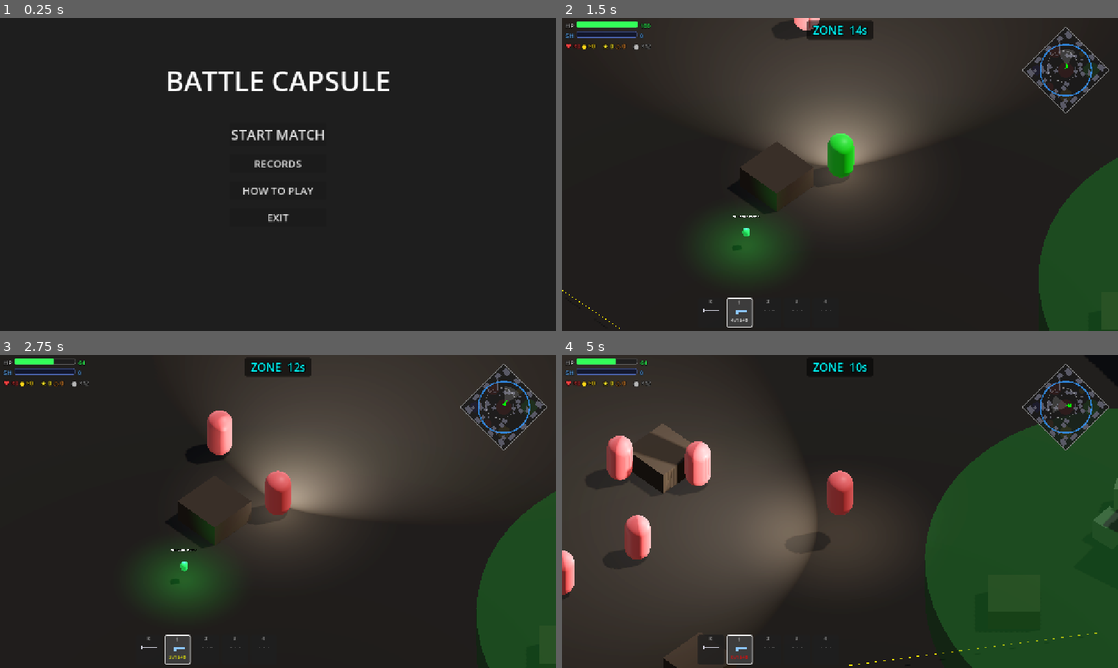
Above: before the commit, frames 1-4 (two rows, left to right).
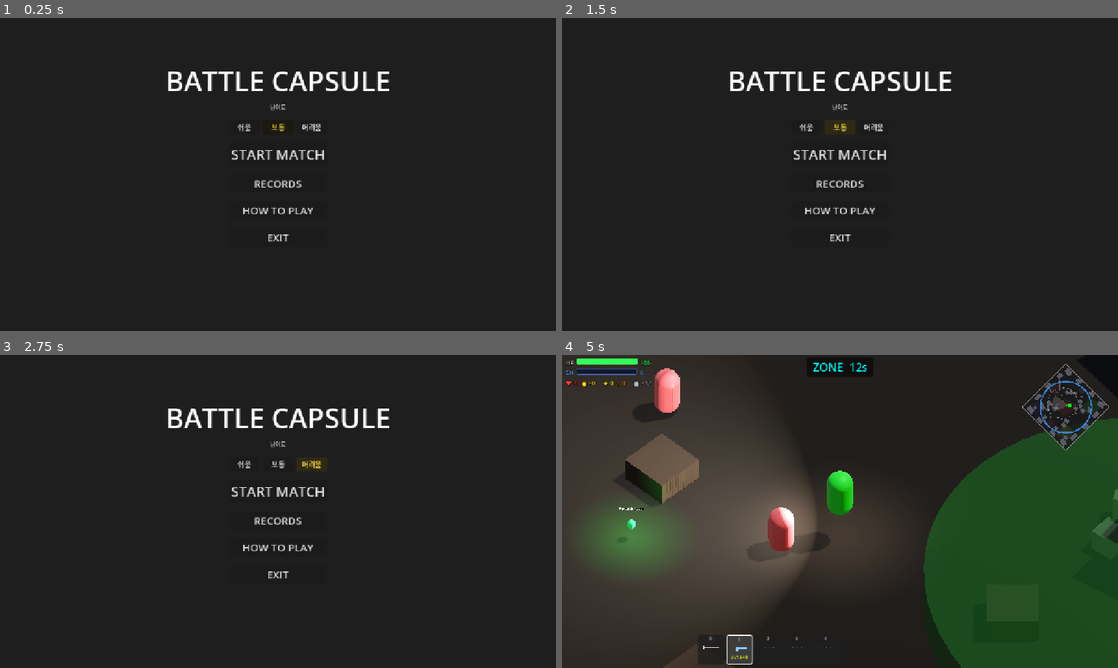
Above: after the commit, the same moments.

Repository: Kyulhee/battle-capsule
Game: Godot game, scene res://src/Main.tscn
Same seed, same stepped clock (60 frames per second), same inputs: the game is played once before the commit and once after it.
Inputs (mouse positions are in pixels of both pictures, inside the frame that each line leads up to):
- Up to frame 1 (0.25 s): no input
- Up to frame 2 (1.5 s): click (806, 127) at 0.5 s, where only the run after the commit has a clickable "쉬움"; click (840, 127) at 1.25 s, where only the run after the commit has a clickable "보통"
- Up to frame 3 (2.75 s): click (311, 464) at 2 s, where only the run after the commit has a clickable "어려움"
- Up to frame 4 (5 s): click (840, 489) at 2.75 s, where only the run after the commit has a clickable "START MATCH"; tap Enter at 3.5 s; move the mouse to (962, 495) at 3.52 s; hold D (ui_right) 3.53-4.28 s; tap Q (heal) at 3.6, 4.55 s; click (962, 495) at 3.67 s; tap Space at 3.77, 4.52 s; move the mouse to (728, 527) at 4.27 s; hold S (ui_down) from 4.28 s (still down); click (728, 527) at 4.35 s

The runs differ from the first frame. In frame 1, 1.4% of the frame differs, in the area x 41-59%, y 27-72%; in frame 2, 31%; in frame 3, 33%, in the area x 0-100%, y 0-100%; in frame 4, 8.7%.

Commit message:
feat: v0.8.0 — 봇 성격 분류, 집단 공격 강화, 발소리 감지, 루팅 우선순위, 난이도 시스템
Co-Authored-By: Claude Sonnet 4.6 <noreply@anthropic.com>

Diff:
--- a/src/Main.gd
+++ b/src/Main.gd
@@ -7,6 +7,15 @@
 
 enum GameState { MENU, PLAYING, RESULT }
 var current_state: GameState = GameState.MENU
+
+enum Difficulty { EASY, NORMAL, HARD }
+var difficulty: Difficulty = Difficulty.NORMAL
+const DIFFICULTY_PARAMS = {
+	0: { "vision_mult": 0.75, "reaction_delay": 1.2, "aim_spread": 1.8 },
+	1: { "vision_mult": 1.0,  "reaction_delay": 0.5, "aim_spread": 1.0 },
+	2: { "vision_mult": 1.25, "reaction_delay": 0.0, "aim_spread": 0.65 },
+}
+var _diff_btns: Array = []
 
 @export_group("Loot")
 @export var railgun_item: ItemData = preload("res://src/items/weapon_railgun.tres")
@@ -113,6 +122,33 @@
 	$CanvasLayer/Control/MainMenuPanel/VBoxContainer/RecordsBtn.pressed.connect(_on_records_pressed)
 	$CanvasLayer/Control/MainMenuPanel/VBoxContainer/HelpBtn.pressed.connect(_on_help_pressed)
 	$CanvasLayer/Control/MainMenuPanel/VBoxContainer/ExitBtn.pressed.connect(get_tree().quit)
+
+	# Difficulty selector (inserted before StartBtn)
+	var vbox = $CanvasLayer/Control/MainMenuPanel/VBoxContainer
+	var start_idx = $CanvasLayer/Control/MainMenuPanel/VBoxContainer/StartBtn.get_index()
+
+	var diff_lbl = Label.new()
+	diff_lbl.text = "난이도"
+	diff_lbl.horizontal_alignment = HORIZONTAL_ALIGNMENT_CENTER
+	diff_lbl.add_theme_font_size_override("font_size", 13)
+	diff_lbl.add_theme_color_override("font_color", Color(0.75, 0.75, 0.75))
+	vbox.add_child(diff_lbl)
+	vbox.move_child(diff_lbl, start_idx)
+
+	var diff_hbox = HBoxContainer.new()
+	diff_hbox.alignment = BoxContainer.ALIGNMENT_CENTER
+	diff_hbox.add_theme_constant_override("separation", 6)
+	vbox.add_child(diff_hbox)
+	vbox.move_child(diff_hbox, start_idx + 1)
+
+	for i in range(3):
+		var btn = Button.new()
+		btn.text = ["쉬움", "보통", "어려움"][i]
+		btn.custom_minimum_size = Vector2(72, 0)
+		btn.pressed.connect(_on_difficulty_btn.bind(i))
+		diff_hbox.add_child(btn)
+		_diff_btns.append(btn)
+	_update_diff_highlights()
 
 	$CanvasLayer/Control/ResultPanel/Content/RestartBtn.pressed.connect(restart_game)
 	$CanvasLayer/Control/ResultPanel/Content/MenuBtn.visible = false
@@ -287,11 +323,13 @@
 	p.died.connect(_on_player_died)
 
 	# Spawn Bots
+	var diff_params = DIFFICULTY_PARAMS[difficulty]
 	for i in range(bot_count):
 		var b = bot_scene.instantiate()
 		$Entities.add_child(b)
 		b.global_position = _get_safe_spawn_pos()
 		b.died.connect(_on_bot_died.bind(b))
+		b.apply_difficulty(diff_params)
 
 func _get_safe_spawn_pos() -> Vector3:
 	for _attempt in range(50):
@@ -521,3 +559,13 @@
 					a.take_damage(zone_damage * time_mult, "zone")
 				else:
 					_zone_outside_time.erase(uid)
+
+# ─── DIFFICULTY ──────────────────────────────────────────────────────────────
+
+func _on_difficulty_btn(idx: int):
+	difficulty = idx as Difficulty
+	_update_diff_highlights()
+
+func _update_diff_highlights():
+	for i in range(_diff_btns.size()):
+		_diff_btns[i].modulate = Color(1.0, 0.88, 0.25) if i == difficulty else Color.WHITE
--- a/src/entities/bot/Bot.gd
+++ b/src/entities/bot/Bot.gd
@@ -44,10 +44,26 @@
 
 const DEBUG_PRINT = false
 
+# ─── PERSONALITY ─────────────────────────────────────────────────────────────
+enum Personality { AGGRESSIVE, DEFENSIVE, SCAVENGER }
+var personality: Personality = Personality.AGGRESSIVE
+var _disengage_threshold: int = 2  # visible enemies needed to trigger DISENGAGE
+var _fire_rate_mult: float = 1.0   # multiplier applied to fire_cooldown post-shot when allies attack same target
+var _footstep_range: float = 12.0  # radius to hear running actors
+var _loot_radius: float = 70.0     # pickup search radius in RECOVER
+
+# ─── DIFFICULTY ──────────────────────────────────────────────────────────────
+var _reaction_delay: float = 0.0   # seconds between spotting and reacting
+var _pending_target: Entity = null
+var _reaction_timer: float = 0.0
+var _aim_spread_mult: float = 1.0  # multiplier for predictive-shot spread
+
 @onready var ray_cast = $RayCast3D
 
 func _ready():
 	super._ready()
+	add_to_group("bots")
+	_apply_personality([Personality.AGGRESSIVE, Personality.DEFENSIVE, Personality.SCAVENGER][randi() % 3])
 	await get_tree().create_timer(randf_range(0.05, 0.2)).timeout
 	if ray_cast:
 		ray_cast.enabled = true
@@ -58,6 +74,7 @@
 	if is_dead: return
 	if fire_cooldown > 0: fire_cooldown -= delta
 	if _disengage_cooldown > 0: _disengage_cooldown -= delta
+	if _reaction_timer > 0: _reaction_timer -= delta
 	state_timer += delta
 
 	if current_state == State.ATTACK:
@@ -72,6 +89,7 @@
 
 	_check_state_overrides(delta)
 	_update_stuck(delta)
+	_check_footstep_sounds()
 
 	match current_state:
 		State.IDLE:        handle_idle_state(delta)
@@ -161,12 +179,19 @@
 
 	var nearest_enemy = _find_nearest_target()
 	if nearest_enemy:
-		target_actor = nearest_enemy
-		if stats.current_ammo > 0:
-			change_state(State.CHASE)
-		else:
-			change_state(State.RECOVER)
+		if nearest_enemy != _pending_target:
+			_pending_target = nearest_enemy
+			_reaction_timer = _reaction_delay
+		elif _reaction_timer <= 0:
+			target_actor = _pending_target
+			_pending_target = null
+			if stats.current_ammo > 0:
+				change_state(State.CHASE)
+			else:
+				change_state(State.RECOVER)
 		return
+	if _pending_target != null:
+		_pending_target = null
 
 	var nearest_loot = _find_nearest_pickup(35.0)
 	if nearest_loot:
@@ -232,8 +257,8 @@
 			_bot_melee()
 		return
 
-	# Outnumbered: 2+ enemies visible simultaneously → retreat to cover (if not on cooldown)
-	if not _knife_mode and _disengage_cooldown <= 0 and _count_visible_enemies() >= 2:
+	# Outnumbered: too many visible enemies → retreat to cover (threshold varies by personality)
+	if not _knife_mode and _disengage_cooldown <= 0 and _count_visible_enemies() >= _disengage_threshold:
 		if has_node("/root/Telemetry"):
 			get_node("/root/Telemetry").log_tactics("disengage_triggered")
 		change_state(State.DISENGAGE)
@@ -286,6 +311,8 @@
 			shoot_predictive(last_known_target_pos)
 		else:
 			shoot()
+		if _count_ally_attackers() >= 1:
+			fire_cooldown *= _fire_rate_mult
 
 func handle_recover_state(delta):
 	recovery_timer += delta
@@ -303,7 +330,7 @@
 
 	elif recovery_substate == "seek_loot":
 		# Wider search radius when actively looking for ammo
-		var loot = _find_nearest_pickup(70.0)
+		var loot = _find_best_pickup(_loot_radius)
 		if loot:
 			target_actor = loot
 			is_targeting_loot = true
@@ -320,7 +347,7 @@
 
 	elif recovery_substate == "patrol":
 		# Wander to a random zone point until loot appears or timeout
-		var loot = _find_nearest_pickup(70.0)
+		var loot = _find_best_pickup(_loot_radius)
 		if loot:
 			target_actor = loot
 			is_targeting_loot = true
@@ -391,6 +418,98 @@
 	else:
 		# No cover found — fall back on scatter direction
 		_move_or_unstick(_scatter_dir_from(nearest_threat.global_position), delta, true)
+
+# ─── PERSONALITY & DIFFICULTY ────────────────────────────────────────────────
+
+func _apply_personality(p: Personality):
+	personality = p
+	match p:
+		Personality.AGGRESSIVE:
+			_disengage_threshold = 3
+			_fire_rate_mult = 0.8
+			_footstep_range = 10.0
+			_loot_radius = 70.0
+		Personality.DEFENSIVE:
+			_disengage_threshold = 1
+			_fire_rate_mult = 1.0
+			_footstep_range = 15.0
+			_loot_radius = 60.0
+		Personality.SCAVENGER:
+			_disengage_threshold = 2
+			_fire_rate_mult = 1.15
+			_footstep_range = 18.0
+			_loot_radius = 90.0
+
+func apply_difficulty(params: Dictionary):
+	if params.has("vision_mult"):
+		stats.vision_range *= params.vision_mult
+	if params.has("reaction_delay"):
+		_reaction_delay = params.reaction_delay
+	if params.has("aim_spread"):
+		_aim_spread_mult = params.aim_spread
+
+# ─── FOOTSTEP DETECTION ───────────────────────────────────────────────────────
+# Running actors (velocity > 50% of move_speed) emit audible footsteps.
+# Nearby idle/recovering bots boost their perception toward the source,
+# making running stealthy risky near bots.
+
+func _check_footstep_sounds():
+	if current_state not in [State.IDLE, State.RECOVER]: return
+	var actors = get_tree().get_nodes_in_group("actors")
+	for actor in actors:
+		if actor == self or not actor is Entity or actor.is_dead: continue
+		if perception_meters.get(actor, 0.0) >= 1.0: continue
+		var spd = Vector2(actor.velocity.x, actor.velocity.z).length()
+		if spd < actor.stats.move_speed * 0.5: continue
+		var dist = global_position.distance_to(actor.global_position)
+		if dist > _footstep_range: continue
+		if not perception_meters.has(actor): perception_meters[actor] = 0.0
+		perception_meters[actor] = min(perception_meters[actor] + 0.4, 0.85)
+		last_known_target_pos = actor.global_position
+
+# ─── LOOT PRIORITY ────────────────────────────────────────────────────────────
+# Scores each pickup by distance, then adjusts priority based on current need.
+# Lower score = higher priority.
+
+func _find_best_pickup(search_radius: float) -> Node3D:
+	var pickups = get_tree().get_nodes_in_group("pickups")
+	var best: Node3D = null
+	var best_score: float = INF
+	for p in pickups:
+		if not is_instance_valid(p): continue
+		var d = global_position.distance_to(p.global_position)
+		if d > search_radius: continue
+		var score = d
+		var item = p.get("item")
+		if item:
+			match item.type:
+				ItemData.Type.HEAL:
+					if current_health / stats.max_health < 0.4:
+						score *= 0.3
+				ItemData.Type.AMMO:
+					if stats.current_ammo == 0 and reserve_ammo == 0:
+						score *= 0.25
+					elif item.ammo_weapon_type != "" and item.ammo_weapon_type != stats.weapon_type:
+						score *= 3.0
+				ItemData.Type.WEAPON:
+					if stats.weapon_type == "knife" or stats.weapon_type == "":
+						score *= 0.5
+		if score < best_score:
+			best_score = score
+			best = p
+	return best
+
+# ─── GROUP ATTACK ─────────────────────────────────────────────────────────────
+# Count bots in ATTACK state targeting the same actor as this bot.
+
+func _count_ally_attackers() -> int:
+	if not is_instance_valid(target_actor): return 0
+	var count = 0
+	for bot in get_tree().get_nodes_in_group("bots"):
+		if bot == self or not is_instance_valid(bot): continue
+		if bot.get("current_state") == State.ATTACK and bot.get("target_actor") == target_actor:
+			count += 1
+	return count
 
 # ─── OUTNUMBERED / COVER ─────────────────────────────────────────────────────
 
@@ -628,7 +747,7 @@
 		var flash = MUZZLE_FLASH_SCN.instantiate()
 		add_child(flash)
 		flash.position = Vector3(0, 0.5, -0.5)
-	var base_spread = 0.1
+	var base_spread = 0.1 * _aim_spread_mult
 	var total_spread = base_spread + state_timer * 0.4
 	var local_dir = Vector3(
 		randf_range(-total_spread, total_spread),
Not shown, changed: export_presets.cfg
Not shown, changed: CLAUDE.md
Not shown, changed: README.md
Not shown, changed: docs/DEVLOG.md
Not shown, changed: docs/MASTERPLAN.md
